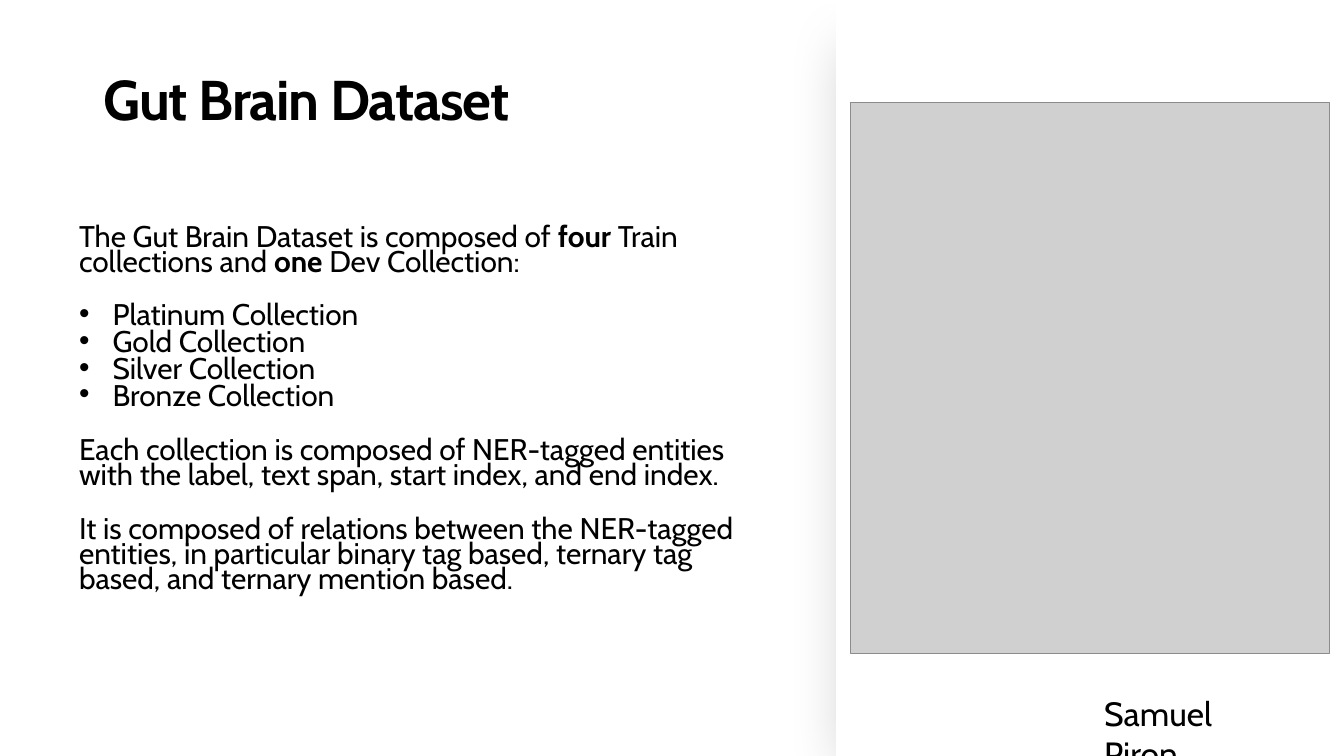
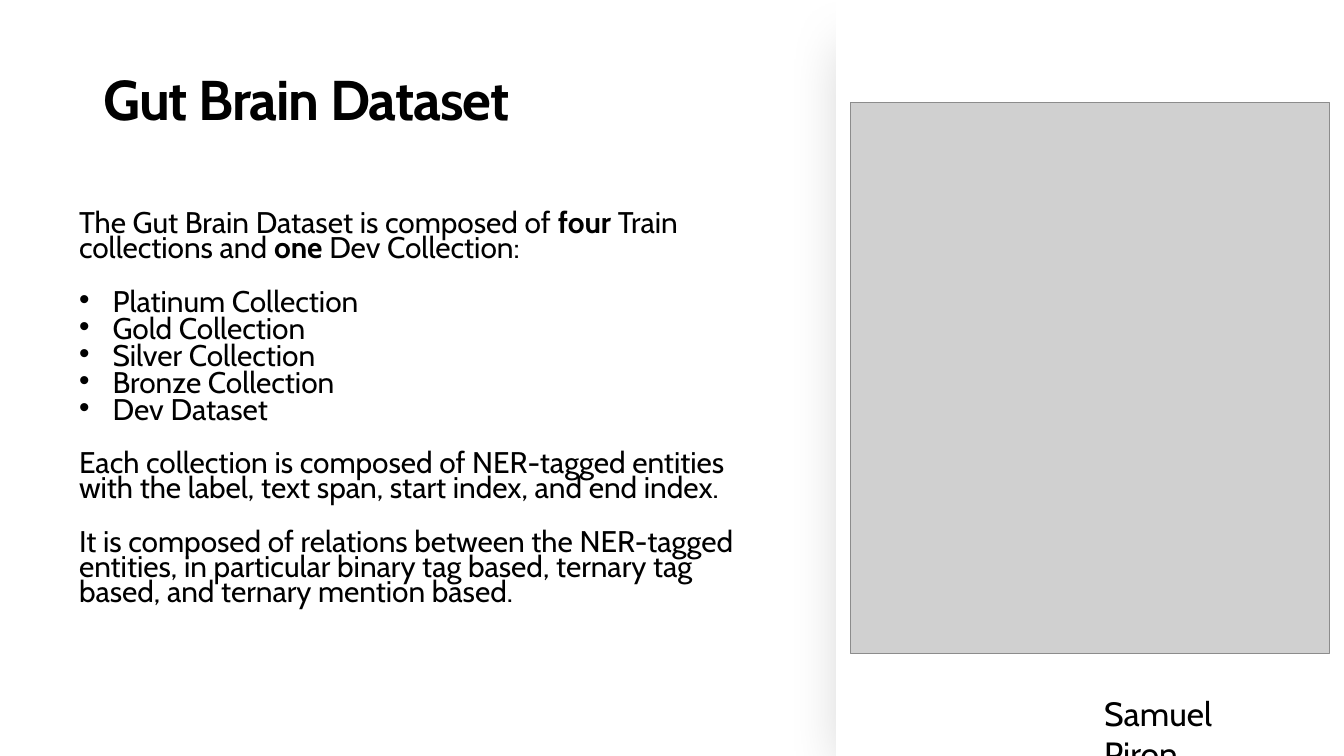
Before and after one commit to Vezzero/ataupd2425-gainer, a slide deck: slide 7 of atagutbrain.pptx. Drawn at 1344x756 pixels with LibreOffice and Linux fonts; fonts in the diff are those of the drawing; grey boxes stand for pictures. Boxes give left, top, right and bottom in pixels: in the first picture for what was removed or moved away, otherwise in the second. Text is boxed around its words. In the diff, an @@ line names an element or a change of style, - is before the commit and + after.

```diff
--- a/atagutbrain.pptx
+++ b/atagutbrain.pptx
@@ text at (113, 399, 268, 421): paragraph added @@
+• Dev Dataset
```
Also in this commit, not shown: 2 other slides changed, 7 other files.
